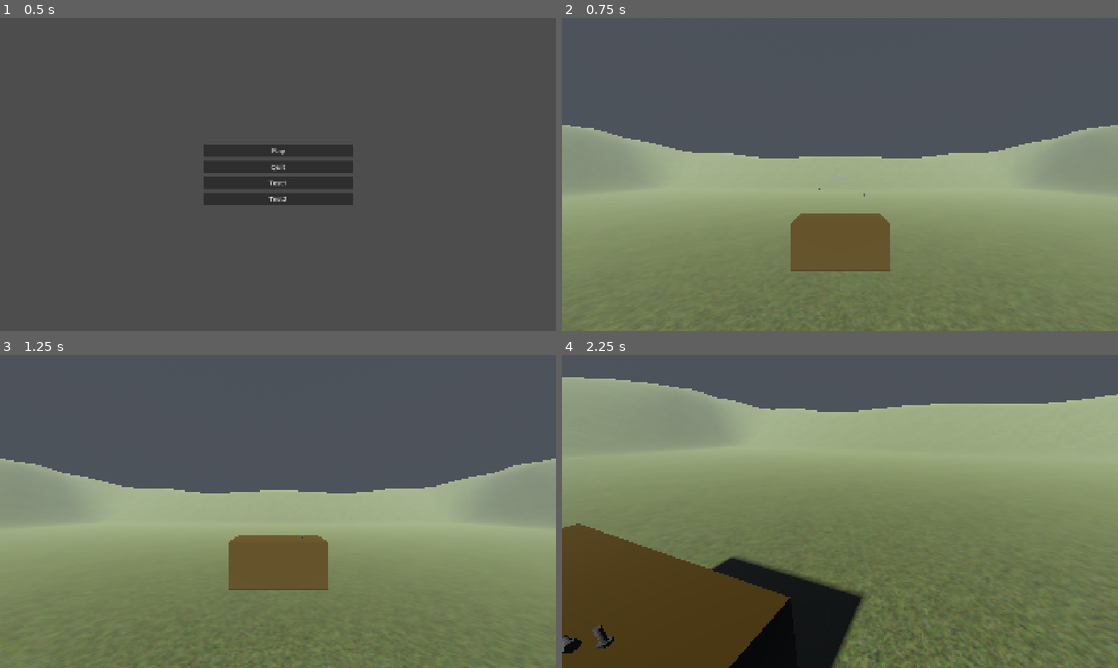
Above: before the commit, frames 1-4 (two rows, left to right).
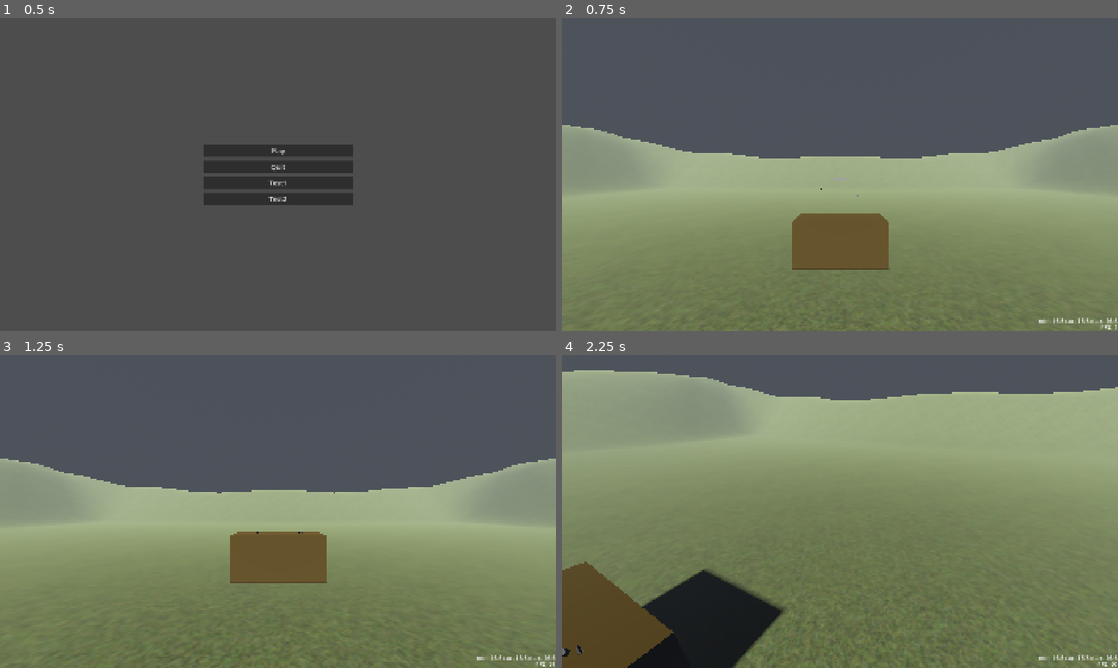
Above: after the commit, the same moments.

Repository: Kostu96/diy-farmer
Game: Godot game, scene res://menus/main_menu.tscn
Two runs of this game, one before a commit and one after it. Both use one fixed random seed, a clock stepped at 60 frames per second and the inputs below.
Inputs (mouse positions are in pixels of both pictures, inside the frame that each line leads up to):
- Up to frame 1 (0.5 s): no input
- Up to frame 2 (0.75 s): click "Play" at 0.5 s
- Up to frame 3 (1.25 s): no input
- Up to frame 4 (2.25 s): move the mouse to (867, 511) at 1.27 s; hold Shift (Sprint) 1.28-2.03 s; hold W (Forward) from 1.28 s (still down); tap Space (Jump) at 1.52, 1.55, 1.82, 2.1 s; move the mouse to (812, 511) at 2.02 s

Frame 1 is identical in both runs. In frame 2, 0.4% of the frame differs, in the area x 9-100%, y 34-100%; in frame 3, 1.1%; in frame 4, 18%, in the area x 0-100%, y 4-100%.

Commit message:
Improve player script

Diff:
--- /dev/null
+++ b/gdproject/game/debug_ui.gd
@@ -0,0 +1,13 @@
+extends Control
+
+var minDelta : float = 1000.0
+var maxDelta : float = 0.0
+
+func _process(delta: float) -> void:
+	if delta < minDelta:
+		minDelta = delta
+	if delta > maxDelta:
+		maxDelta = delta
+
+	$DeltaLabel.text = str("min: ", int(minDelta * 10000) * 0.1, " cur: ", int(delta * 10000) * 0.1, " max: ", int(maxDelta * 10000) * 0.1)
+	$FSPLabel.text = str("FPS: ", int(Engine.get_frames_per_second()))
--- a/gdproject/game/game.tscn
+++ b/gdproject/game/game.tscn
@@ -1,10 +1,11 @@
-[gd_scene load_steps=13 format=3 uid="uid://cudykageemtfp"]
+[gd_scene load_steps=14 format=3 uid="uid://cudykageemtfp"]
 
 [ext_resource type="PackedScene" uid="uid://dlol58oyqui7m" path="res://game/player/player.tscn" id="1_hd13d"]
 [ext_resource type="PackedScene" uid="uid://iewbmpow66is" path="res://game/tools/spanner.tscn" id="2_sclvi"]
 [ext_resource type="PackedScene" uid="uid://d1lg2odc5v35e" path="res://game/tools/bolt.tscn" id="3_gnbr0"]
 [ext_resource type="ArrayMesh" uid="uid://bclcf1dsjwee1" path="res://game/environment/Terrain.obj" id="4_4fuuu"]
 [ext_resource type="Material" uid="uid://d2tikx2c16i42" path="res://game/environment/terrain_meterial.tres" id="4_dxrkv"]
+[ext_resource type="Script" uid="uid://b7x8vdmshq51d" path="res://game/debug_ui.gd" id="6_dakft"]
 
 [sub_resource type="PhysicalSkyMaterial" id="PhysicalSkyMaterial_uftqq"]
 
@@ -79,3 +80,50 @@
 
 [node name="Bolt3" parent="." instance=ExtResource("3_gnbr0")]
 transform = Transform3D(-0.999993, 0.00383972, 0, -0.00383972, -0.999993, 0, 0, 0, 1, 0.556444, 1.64883, -5.08741)
+
+[node name="DebugUI" type="Control" parent="."]
+layout_mode = 3
+anchors_preset = 3
+anchor_left = 1.0
+anchor_top = 1.0
+anchor_right = 1.0
+anchor_bottom = 1.0
+offset_left = -120.0
+offset_top = -80.0
+grow_horizontal = 0
+grow_vertical = 0
+script = ExtResource("6_dakft")
+
+[node name="DeltaLabel" type="Label" parent="DebugUI"]
+layout_mode = 1
+anchors_preset = 3
+anchor_left = 1.0
+anchor_top = 1.0
+anchor_right = 1.0
+anchor_bottom = 1.0
+offset_left = -100.0
+offset_top = -49.0
+offset_right = -4.0
+offset_bottom = -21.0
+grow_horizontal = 0
+grow_vertical = 0
+theme_override_font_sizes/font_size = 20
+text = "Delta: 00"
+horizontal_alignment = 2
+vertical_alignment = 2
+
+[node name="FSPLabel" type="Label" parent="DebugUI"]
+layout_mode = 1
+anchors_preset = 3
+anchor_left = 1.0
+anchor_top = 1.0
+anchor_right = 1.0
+anchor_bottom = 1.0
+offset_left = -55.0
+offset_top = -23.0
+offset_right = -4.0
+grow_horizontal = 0
+grow_vertical = 0
+theme_override_font_sizes/font_size = 20
+text = "FPS: 000"
+horizontal_alignment = 2
--- a/gdproject/game/player/player.gd
+++ b/gdproject/game/player/player.gd
@@ -1,17 +1,24 @@
 extends CharacterBody3D
 
-const SPEED: float = 3.0
-const JUMP_VELOCITY: float = 3.5
-const CAMERA_SENSIVITY: float = 2.5
+const SPEED: float = 4.0
+const JUMP_VELOCITY: float = 5.0
+const CAMERA_SENSIVITY: float = 0.005
 
+@onready var camera: Camera3D = $Camera3D
 var look_dir: Vector2
-@onready var camera: Camera3D = $Camera3D
-
 var isPaused: bool = false
 
 
 func _init() -> void:
 	Input.mouse_mode = Input.MOUSE_MODE_CAPTURED
+
+
+func _process(delta: float) -> void:
+	if not isPaused:
+		rotate_y(-look_dir.x * CAMERA_SENSIVITY)
+		camera.rotate_x(-look_dir.y * CAMERA_SENSIVITY)
+		camera.rotation.x = clamp(camera.rotation.x, deg_to_rad(-90), deg_to_rad(90))
+		look_dir = Vector2.ZERO
 
 
 func _physics_process(delta: float) -> void:
@@ -24,33 +31,25 @@
 			Input.mouse_mode = Input.MOUSE_MODE_CAPTURED
 
 	if not isPaused:
-		# Add the gravity.
 		if not is_on_floor():
 			velocity += get_gravity() * delta
 
-		# Handle jump.
-		if Input.is_action_just_pressed("Jump") and is_on_floor():
-			velocity.y = JUMP_VELOCITY
-
-		# Handle camera rotation.
-		rotation.y -= look_dir.x * CAMERA_SENSIVITY * delta
-		camera.rotation.x = clamp(camera.rotation.x - look_dir.y * CAMERA_SENSIVITY * delta,
-								  deg_to_rad(-90), deg_to_rad(90))
-		look_dir = Vector2.ZERO
-
-		# Get the input direction and handle the movement/deceleration.
-		var playerSpeed := (2 * SPEED) if Input.is_action_pressed("Sprint") else SPEED
-		var input_dir := Input.get_vector("Left", "Right", "Forward", "Back")
-		var direction := (transform.basis * Vector3(input_dir.x, 0, input_dir.y)).normalized()
-		if direction:
+		if is_on_floor():
+			var playerSpeed := (1.5 * SPEED) if Input.is_action_pressed("Sprint") else SPEED
+			var input_dir := Input.get_vector("Left", "Right", "Forward", "Back")
+			var direction := (transform.basis * Vector3(input_dir.x, 0, input_dir.y)).normalized()
+			#if direction:
 			velocity.x = direction.x * playerSpeed
 			velocity.z = direction.z * playerSpeed
-		else:
-			velocity.x = move_toward(velocity.x, 0, playerSpeed)
-			velocity.z = move_toward(velocity.z, 0, playerSpeed)
+			#else:
+			#	velocity.x = move_toward(velocity.x, 0, playerSpeed)
+			#	velocity.z = move_toward(velocity.z, 0, playerSpeed)
+
+			if Input.is_action_just_pressed("Jump"):
+				velocity.y = JUMP_VELOCITY
 
 		move_and_slide()
 
 
 func _input(event: InputEvent) -> void:
-	if event is InputEventMouseMotion: look_dir = event.relative * 0.1
+	if event is InputEventMouseMotion: look_dir = event.relative
--- a/gdproject/game/player/player.tscn
+++ b/gdproject/game/player/player.tscn
@@ -1,19 +1,20 @@
 [gd_scene load_steps=4 format=3 uid="uid://dlol58oyqui7m"]
 
-[ext_resource type="Script" path="res://game/player/player.gd" id="1_wvebd"]
+[ext_resource type="Script" uid="uid://nnt86qjwj1uc" path="res://game/player/player.gd" id="1_wvebd"]
 [ext_resource type="Texture2D" uid="uid://7hbt3n0ef4r3" path="res://game/player/crosshair.png" id="2_v1f7g"]
 
 [sub_resource type="CapsuleShape3D" id="CapsuleShape3D_hc6p6"]
+radius = 0.4
+height = 1.8
 
 [node name="Player" type="CharacterBody3D"]
-transform = Transform3D(1, 0, 0, 0, 1, 0, 0, 0, 1, 0, 2.5, 0)
 script = ExtResource("1_wvebd")
 
 [node name="CollisionShape3D" type="CollisionShape3D" parent="."]
 shape = SubResource("CapsuleShape3D_hc6p6")
 
 [node name="Camera3D" type="Camera3D" parent="."]
-transform = Transform3D(1, 0, 0, 0, 1, 0, 0, 0, 1, 0, 0.6, -0.35)
+transform = Transform3D(1, 0, 0, 0, 1, 0, 0, 0, 1, 0, 0.6, -0.25)
 
 [node name="CenterContainer" type="CenterContainer" parent="Camera3D"]
 anchors_preset = 15
--- a/gdproject/project.godot
+++ b/gdproject/project.godot
@@ -24,6 +24,7 @@
 window/size/window_height_override=900
 window/stretch/mode="canvas_items"
 window/stretch/aspect="expand"
+window/vsync/vsync_mode=0
 
 [input]
 
@@ -85,3 +86,4 @@
 [rendering]
 
 anti_aliasing/quality/msaa_3d=1
+anti_aliasing/quality/screen_space_aa=1
Not shown, added: gdproject/game/debug_ui.gd.uid
